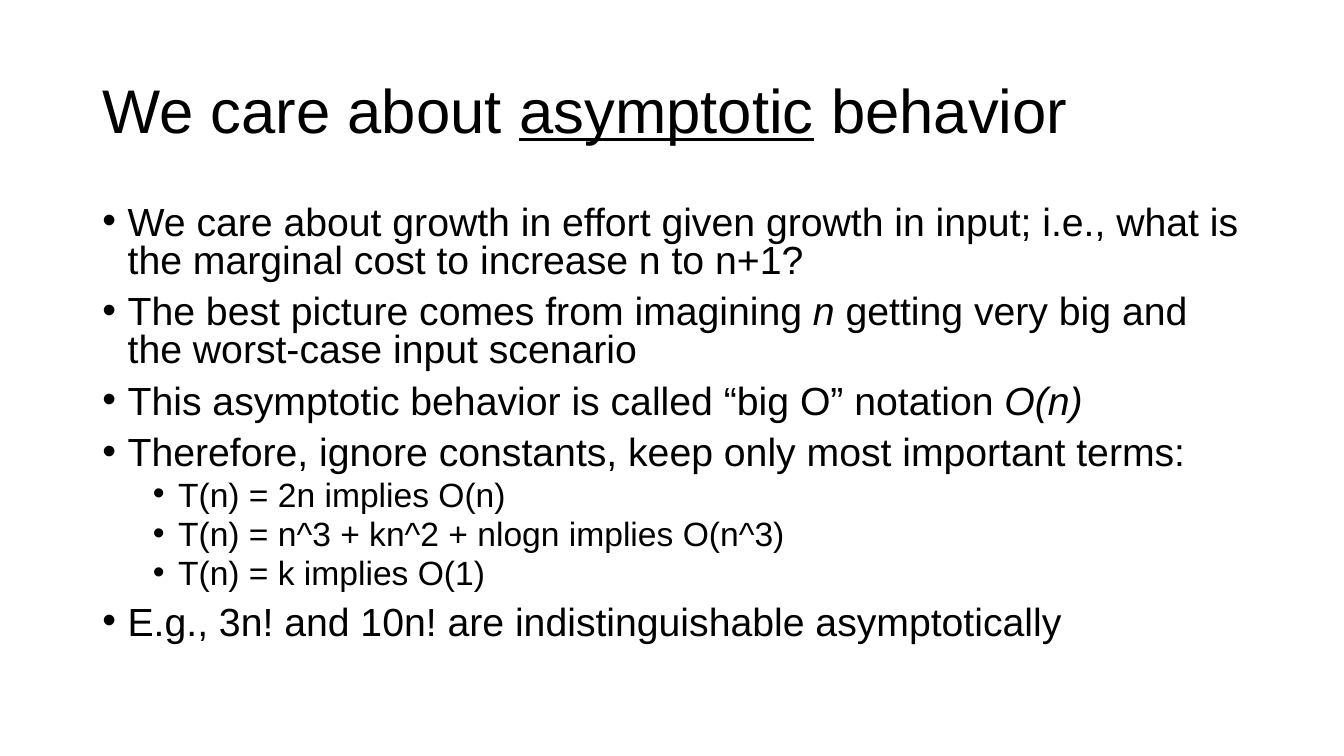
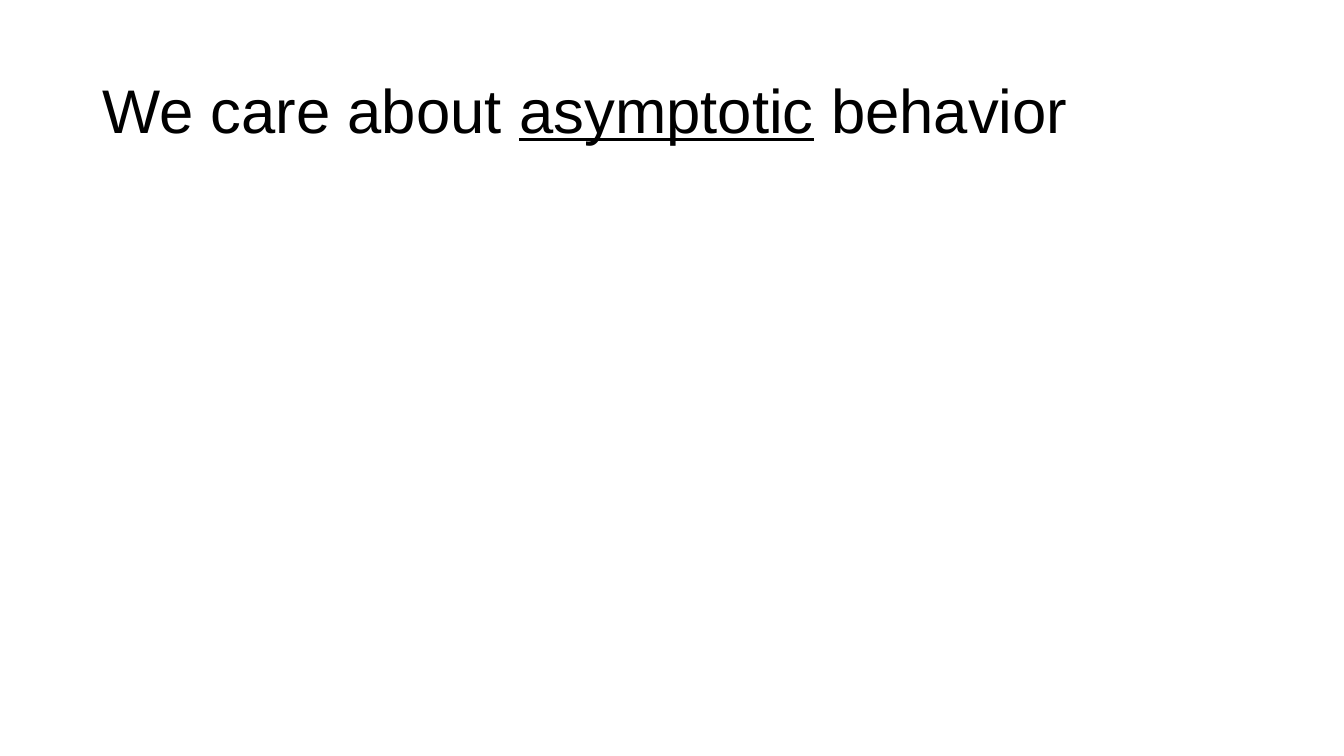
Before and after one commit to parrt/msds689, a slide deck: slide 10 of notes/complexity.pptx. Drawn at 1344x756 pixels with LibreOffice and Linux fonts; fonts in the diff are those of the drawing; grey boxes stand for pictures; background and template pictures are left out. Boxes give left, top, right and bottom in pixels: in the first picture for what was removed or moved away, otherwise in the second. Text is boxed around its words. In the diff, an @@ line names an element or a change of style, - is before the commit and + after.

```diff
--- a/notes/complexity.pptx
+++ b/notes/complexity.pptx
@@ text removed at [128, 207, 1238, 644] @@
-• We care about growth in effort given growth in input; i.e., what is the marginal cost to increase n to n+1?
-• The best picture comes from imagining n getting very big and the worst-case input scenario
-• This asymptotic behavior is called “big O” notation O(n)
-• Therefore, ignore constants, keep only most important terms:
-  • T(n) = 2n implies O(n)
-  • T(n) = n^3 + kn^2 + nlogn implies O(n^3)
-  • T(n) = k implies O(1)
-• E.g., 3n! and 10n! are indistinguishable asymptotically
```
Also in this commit, not shown: 10 other slides changed, 1 other file.
